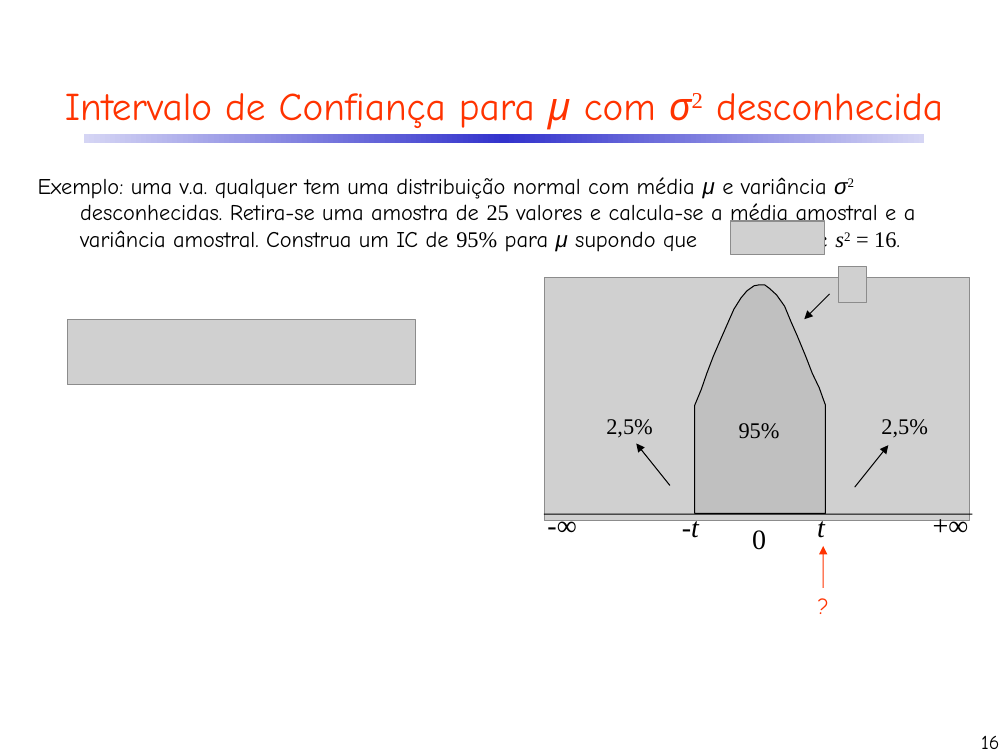
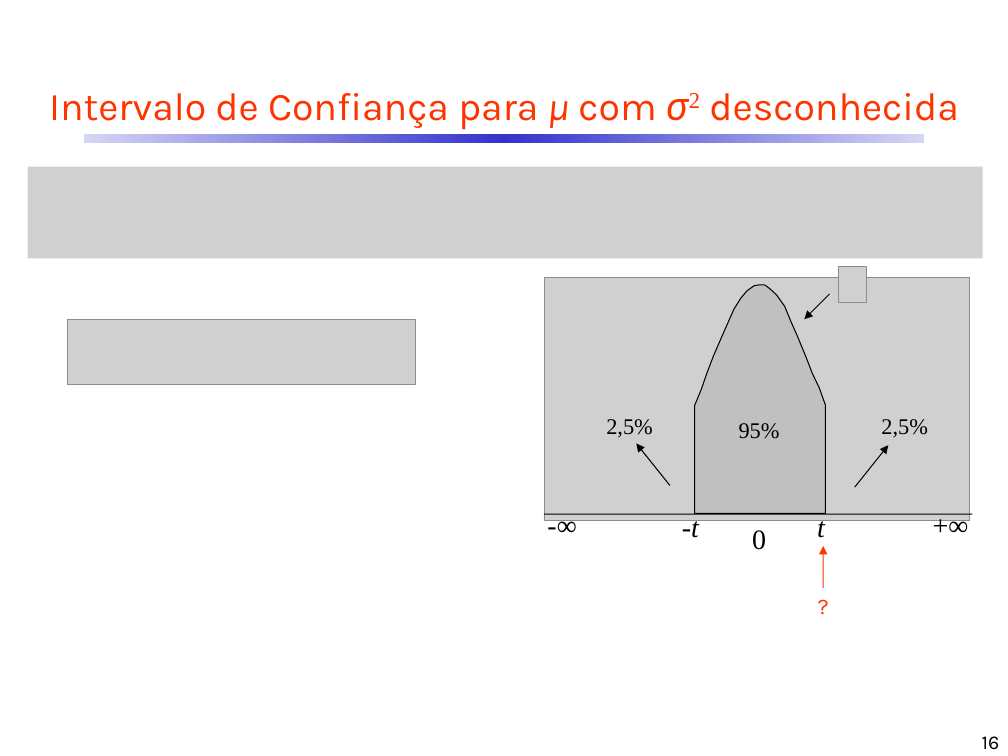
Before and after one commit to CDRenno/Estatistica, a slide deck: slide 16 of ppt/06InfEstat_IntConf.pptx. Drawn at 1008x756 pixels with LibreOffice and Linux fonts; fonts in the diff are those of the drawing; grey boxes stand for pictures. Boxes give left, top, right and bottom in pixels: in the first picture for what was removed or moved away, otherwise in the second. Text is boxed around its words. In the diff, an @@ line names an element or a change of style, - is before the commit and + after.

```diff
--- a/ppt/06InfEstat_IntConf.pptx
+++ b/ppt/06InfEstat_IntConf.pptx
@@ picture added at (27, 166, 983, 258) @@
@@ text removed at (38, 177, 916, 254) @@
-Exemplo: uma v.a. qualquer tem uma distribuição normal com média μ e variância σ2 desconhecidas. Retira-se uma amostra de 25 valores e calcula-se a média amostral e a variância amostral. Construa um IC de 95% para μ supondo que e s2 = 16.
@@ picture removed at (731, 221, 825, 255) @@
@@ font Comic Neue to Karla in 3 elements at (982, 736, 1000, 749), (49, 93, 958, 130), (807, 587, 840, 624) @@
```
Also in this commit, not shown: 20 other slides changed, 5 other files.
